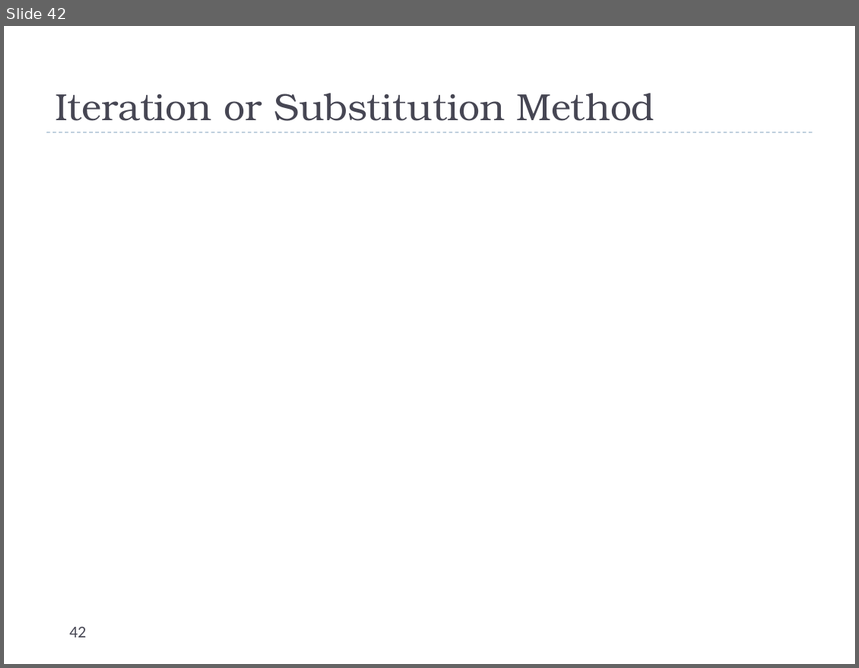
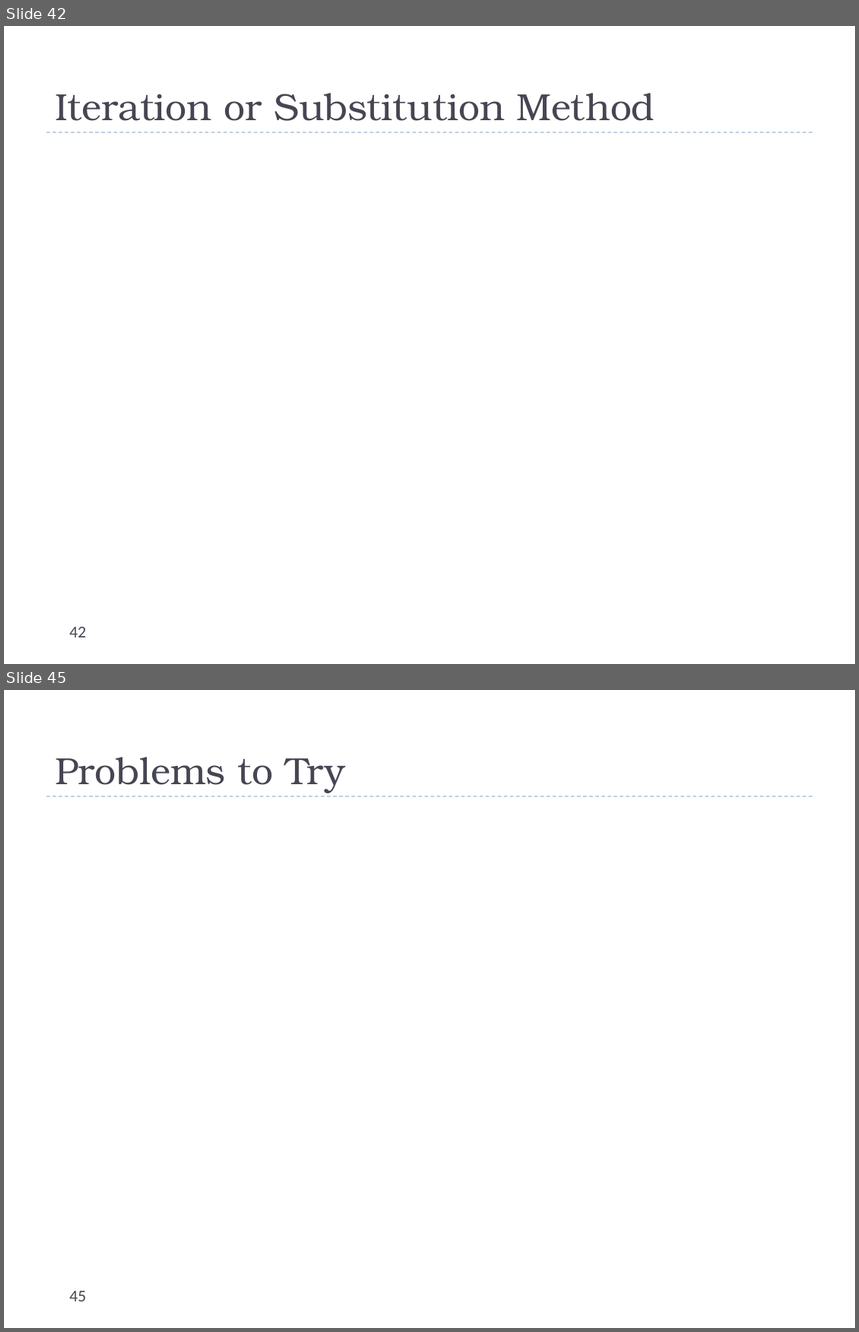
Before and after one commit to uva-cs/cs4102-f21, a slide deck: slides/recurrences.pptx. Shown one above the other, each under a label of ours: slide 42 before the commit, slides 42 and 45 after it; the slides between them are not shown. The pictures are 859x668 and 859x1332 pixels, drawn with LibreOffice and Linux fonts; fonts in the diff are those of the drawing; grey boxes stand for pictures. Boxes give left, top, right and bottom in pixels: in the first picture for what was removed or moved away, otherwise in the second. Text is boxed around its words. In the diff, an @@ line names an element or a change of style, - is before the commit and + after.

```diff
--- a/slides/recurrences.pptx
+++ b/slides/recurrences.pptx
@@ slide 45 added at <box>4,690,855,1328</box>, background #FFFFFF; not listed: 1 template element that a slide beside it also shows @@
@@ title added at <box>55,757,346,793</box>, 32 pt, text #464653 @@
+Problems to Try
@@ page number added at <box>69,1291,86,1302</box>, 14 pt, text #464653 @@
+45
```
Also in this commit, not shown: 2 other slides added.
